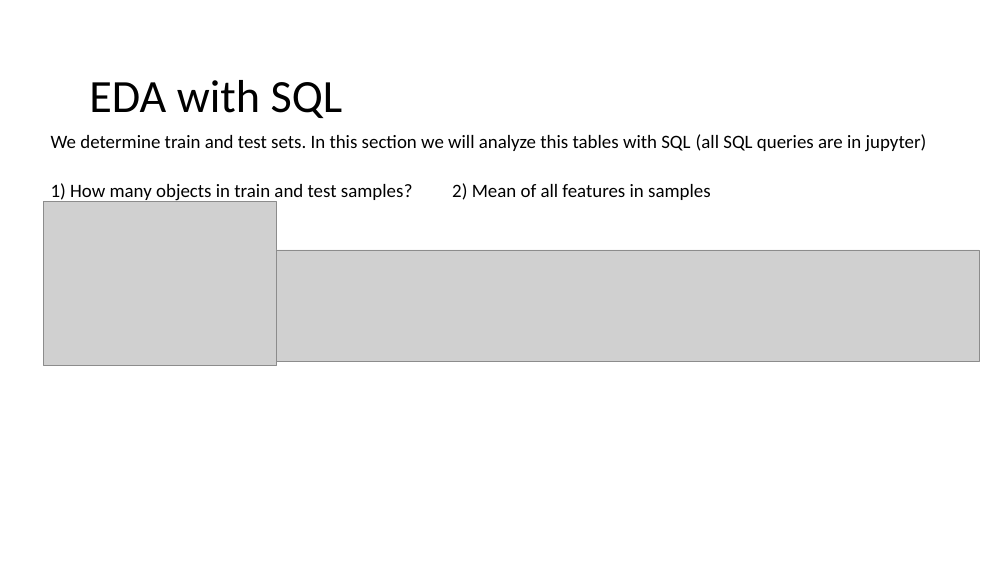
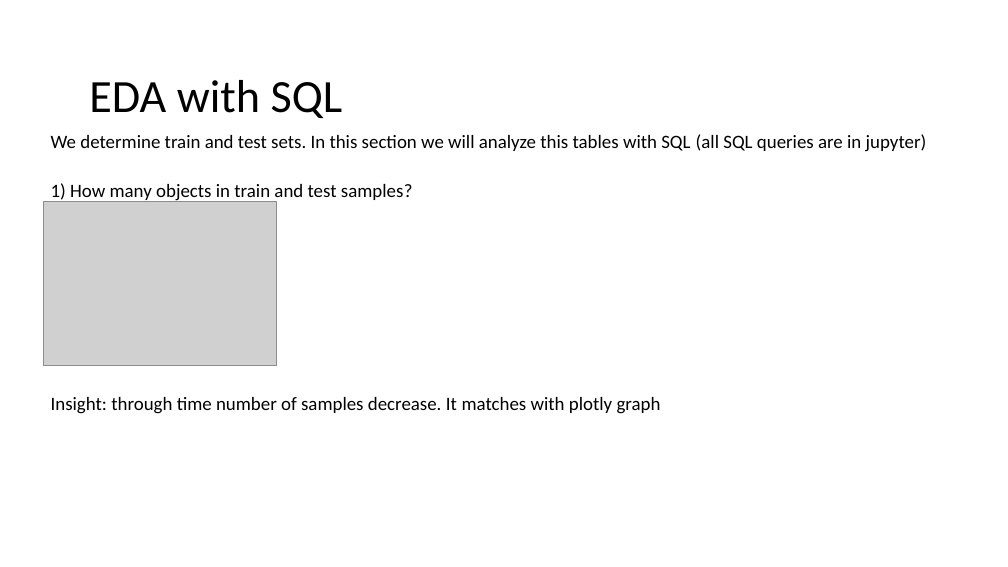
Before and after one commit to goshasty/rumor_analyze, a slide deck: slide 10 of Report.pptx (slide 9 before the commit). Drawn at 1008x567 pixels with LibreOffice and Linux fonts; fonts in the diff are those of the drawing; grey boxes stand for pictures. Boxes give left, top, right and bottom in pixels: in the first picture for what was removed or moved away, otherwise in the second. Text is boxed around its words. In the diff, an @@ line names an element or a change of style, - is before the commit and + after.

```diff
--- a/Report.pptx
+++ b/Report.pptx
@@ text removed at (452,183,711,200) @@
-2) Mean of all features in samples
@@ picture removed at (277,250,979,362) @@
@@ text added at (51,397,661,414), 18 pt, text #000000 @@
+Insight: through time number of samples decrease. It matches with plotly graph
```
Also in this commit, not shown: 1 other slide changed, 3 slides added.
